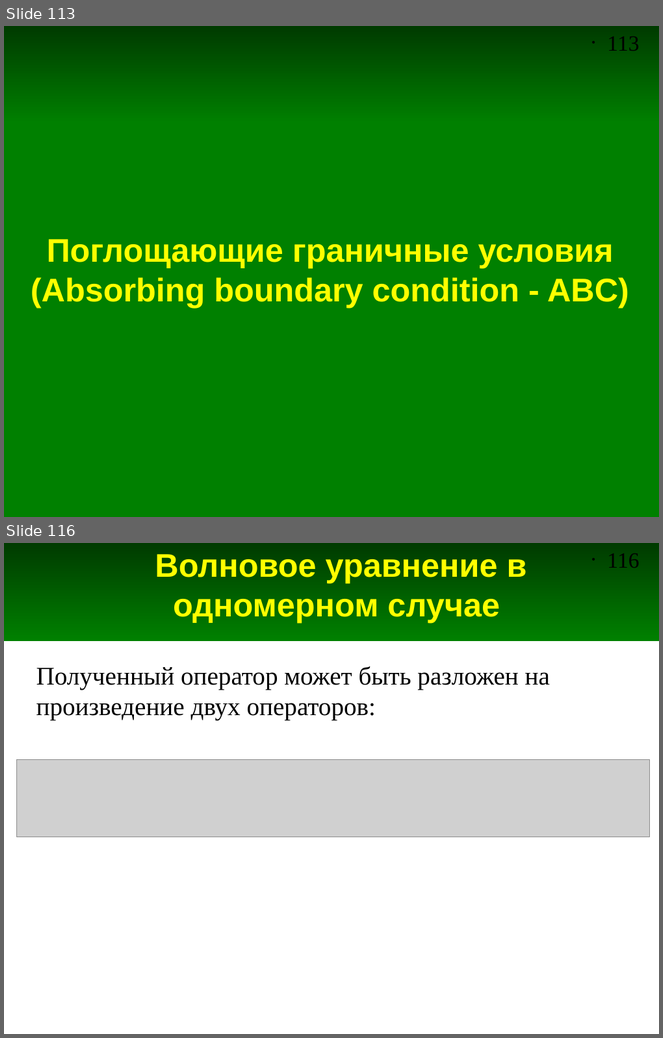
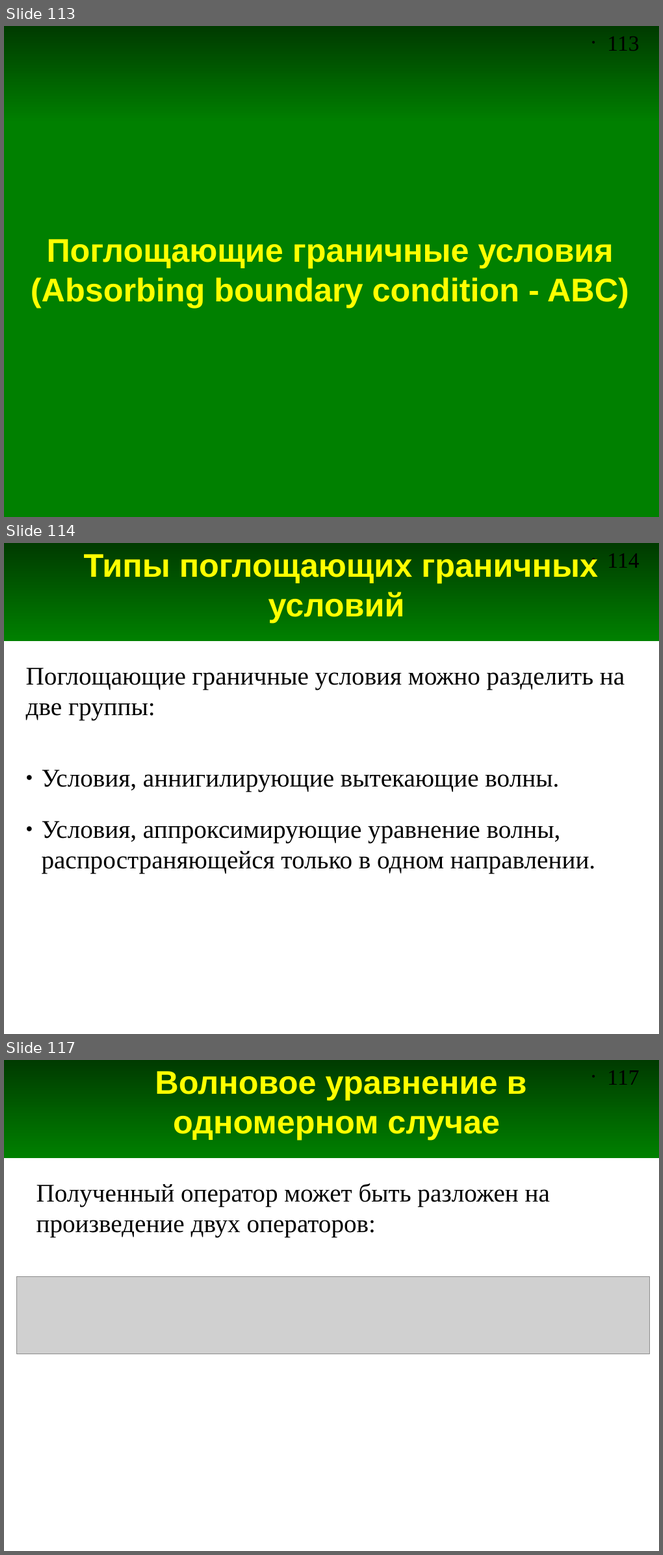
Before and after one commit to andris0147sv/modelling, a slide deck: presentations/2. FDTD.odp. Shown one above the other, each under a label of ours: slides 113 and 116 before the commit, slides 113, 114 and 117 after it; the slides between them are not shown. The pictures are 663x1038 and 663x1555 pixels, drawn with LibreOffice and Linux fonts; fonts in the diff are those of the drawing; grey boxes stand for pictures. Boxes give left, top, right and bottom in pixels: in the first picture for what was removed or moved away, otherwise in the second. Text is boxed around its words. In the diff, an @@ line names an element or a change of style, - is before the commit and + after.

```diff
--- a/presentations/2. FDTD.odp
+++ b/presentations/2. FDTD.odp
@@ slide 114 added at [4, 543, 659, 1034], background #FFFFFF; not listed: 2 template elements that a slide beside it also shows @@
@@ title added at [84, 554, 598, 623], 36 pt, text #FFFF00, bold @@
+Типы поглощающих граничных условий
@@ text added at [26, 668, 625, 874], 28 pt, text #000000 @@
+Поглощающие граничные условия можно разделить на две группы:
+● Условия, аннигилирующие вытекающие волны.
+● Условия, аппроксимирующие уравнение волны, распространяющейся только в одном направлении.
@@ what was slide 116 is now slide 117 @@
@@ page number at [607, 1070, 639, 1085]: text changed @@
-• 116
+• 117
```
Also in this commit, not shown: 9 slides changed, 3 other slides added, 3 slides removed, 8 other files.
